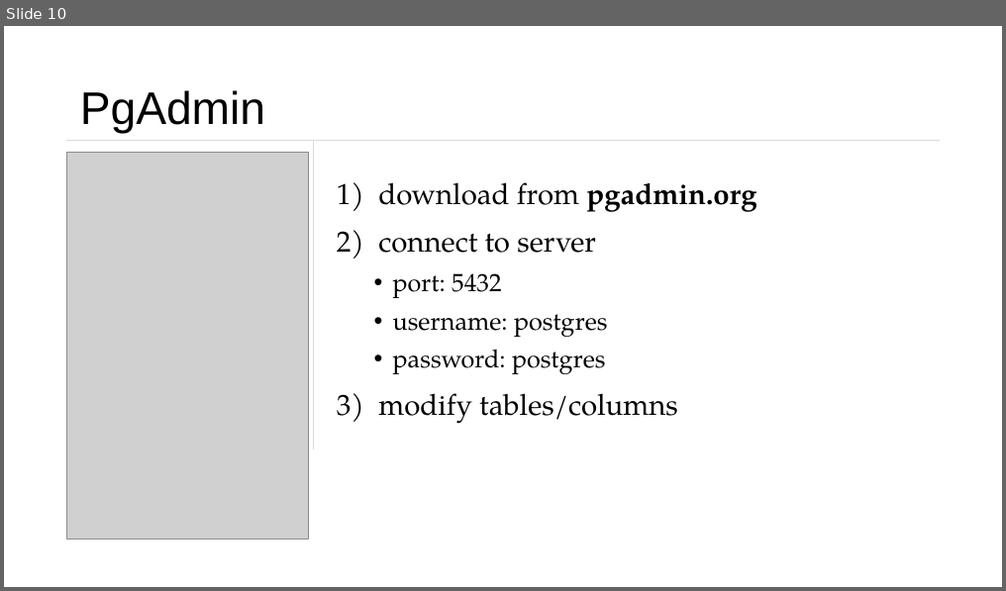
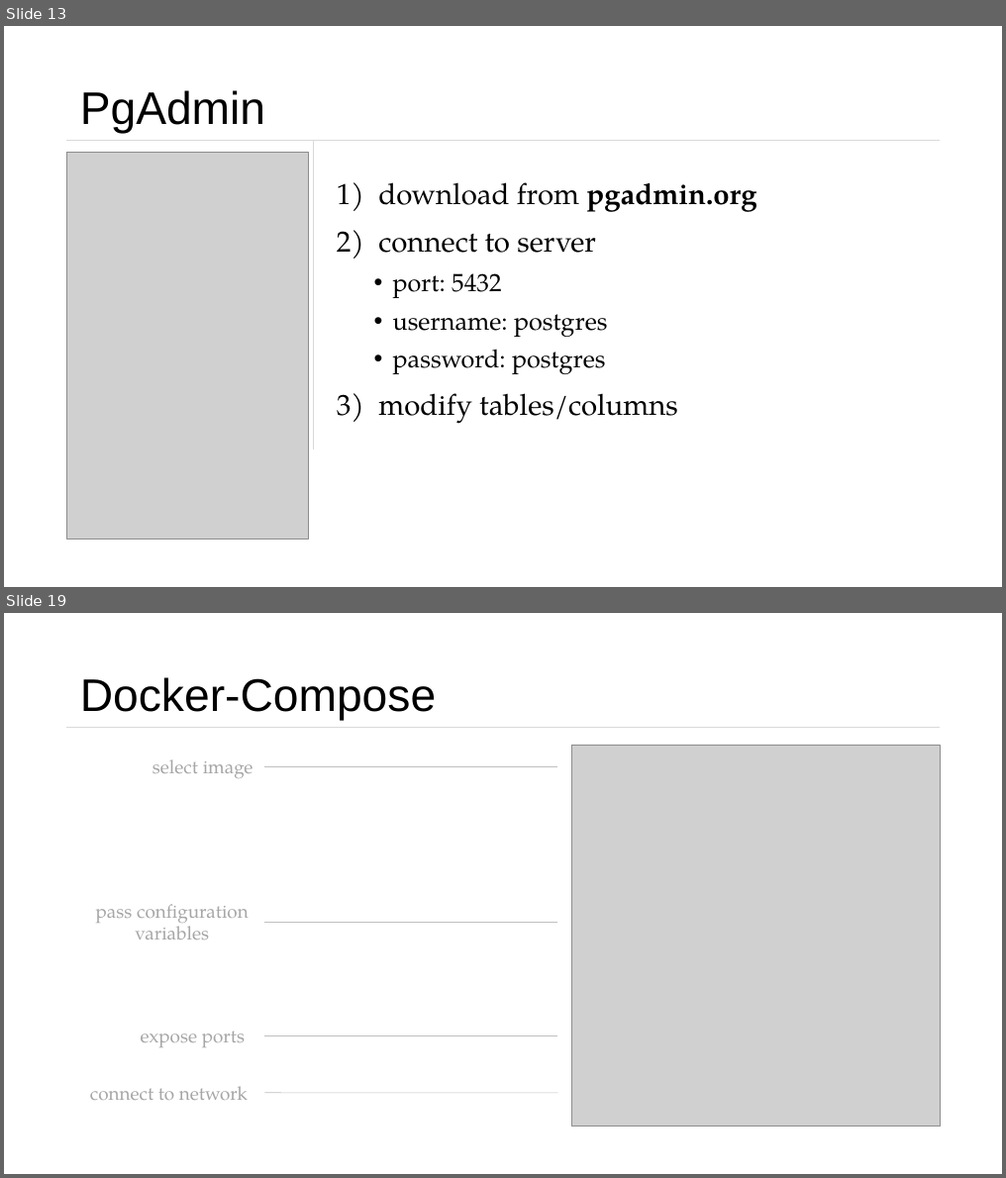
Before and after one commit to Vladnet47/Weather-Station, a slide deck: Presentation.pptx. Shown one above the other, each under a label of ours: slide 10 before the commit, slides 13 and 19 after it; the slides between them are not shown. The pictures are 1006x591 and 1006x1178 pixels, drawn with LibreOffice and Linux fonts; fonts in the diff are those of the drawing; grey boxes stand for pictures. Boxes give left, top, right and bottom in pixels: in the first picture for what was removed or moved away, otherwise in the second. Text is boxed around its words. In the diff, an @@ line names an element or a change of style, - is before the commit and + after.

```diff
--- a/Presentation.pptx
+++ b/Presentation.pptx
@@ slide 19 added at bbox=[4, 613, 1002, 1174], background #FFFFFF @@
@@ title added at bbox=[80, 677, 436, 721], 44 pt, text #000000 @@
+Docker-Compose
@@ line added from (66, 728) to (940, 728), #D9D9D9 0.5 pt @@
@@ text added at bbox=[152, 760, 253, 778], 18 pt, text #A6A6A6 @@
+select image
@@ picture added at bbox=[571, 745, 940, 1127] @@
@@ line added from (265, 766) to (557, 766), #BFBFBF 0.5 pt @@
@@ text added at bbox=[96, 904, 249, 940], 18 pt, text #A6A6A6 @@
+pass configuration variables
@@ line added from (265, 922) to (557, 922), #BFBFBF 0.5 pt @@
@@ text added at bbox=[141, 1032, 245, 1048], 18 pt, text #A6A6A6 @@
+expose ports
@@ line added from (264, 1036) to (557, 1036), #BFBFBF 0.5 pt @@
@@ text added at bbox=[90, 1086, 248, 1100], 18 pt, text #A6A6A6 @@
+connect to network
@@ line added from (265, 1093) to (558, 1093), #BFBFBF 0.5 pt @@
@@ what was slide 10 is now slide 13 @@
```
Also in this commit, not shown: 1 slide changed, 6 other slides added.
